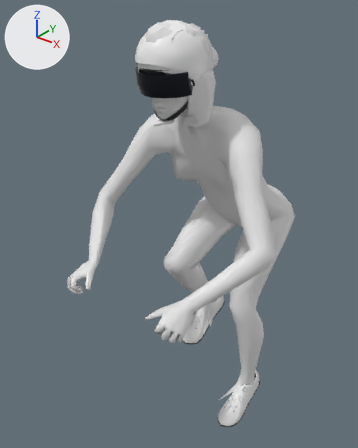
The glTF model apps/client/public/models/avatar/rider_female.glb, before and after one commit.
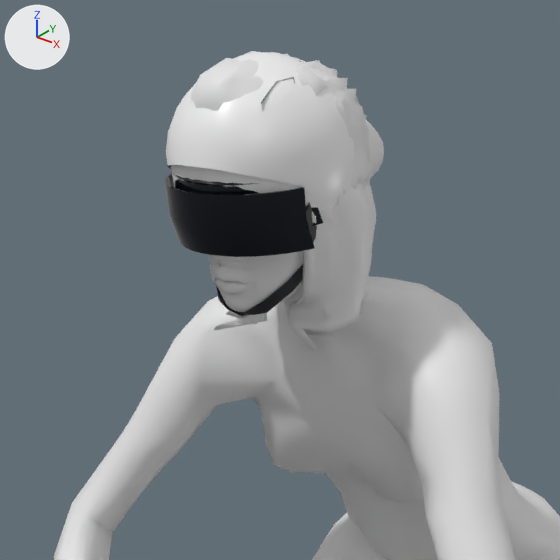
Each version is shown whole from a camera (50 mm lens) standing at (0.926, -1.416, 1.819) and looking at (-0.094, -0.142, 1.029), then close up on the part from 20% to 80% of the width and 0% to 48% of the height. The lights are fixed; the arrows at upper left show +X, +Y and +Z. The first two pictures are the older version. Vertices at exactly the same position are counted once.

The first close-up shows 'rider_body', 'rider_glasses', 'rider_hairs_bob', 'rider_hairs_curls', 'rider_hairs_long', 'rider_hairs_quiff', 'rider_helmet', 'rider_helmet_aero' and 1 more.
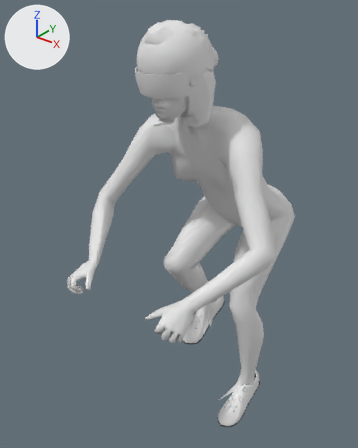
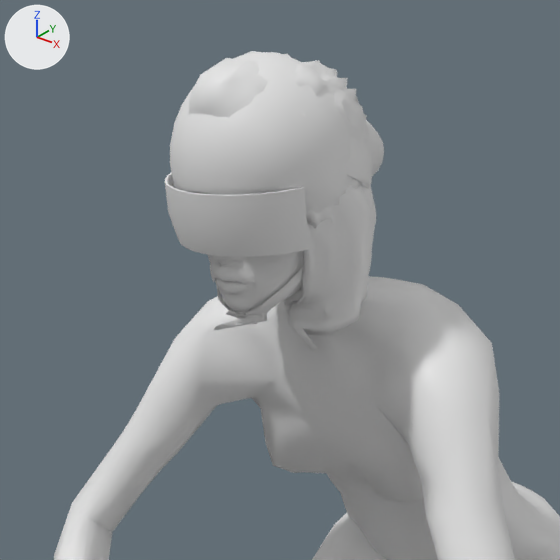
Boxes [x1, y1, x2, y2] around the edits, measured in the close-ups (560 x 560 px):
'rider_helmet_aero', recoloured, surface changed (black to white): [165, 57, 373, 316] in both
'rider_helmet', recoloured, reshaped: before [166, 56, 354, 315]; after [346, 123, 372, 188]
'rider_glasses', recoloured, surface changed, reshaped (mostly hidden afterwards): before [173, 173, 323, 227]; after [187, 191, 210, 194]
'rider_helmet_straps', now drawn (mostly hidden): after [254, 289, 303, 317]
part 1 of me_rider_glasses, rebuilt (not visible afterwards): before [175, 179, 323, 227]
part 2 of me_rider_glasses, deleted: before [173, 173, 258, 186]
part 3 of me_rider_helmet, deleted: before [216, 202, 317, 315]
part 4 of me_rider_helmet, cut back: before [166, 56, 318, 187]; after [347, 173, 372, 188]

Edits to the bpy script that builds the scene:
```text
Change mat_lens:
    mat_lens.metallic: 0.6 -> 0.0
    mat_lens.roughness: 0.08 -> 0.5
    mat_lens.base_color: (0.0144, 0.0176, 0.0252) -> (0.8, 0.8, 0.8)  # black #20242c -> white #e7e7e7
Change mat_glasses_frame:
    mat_glasses_frame.base_color: (0.007, 0.0075, 0.00913) -> (0.8, 0.8, 0.8)  # black #141518 -> white #e7e7e7
Change mat_helmet:
    mat_helmet.base_color: (0.905, 0.905, 0.905) -> (0.8, 0.8, 0.8)  # white #f4f4f4 -> white #e7e7e7
Change mat_helmet_detail:
    mat_helmet_detail.base_color: (0.0116, 0.0123, 0.016) -> (0.8, 0.8, 0.8)  # black #1c1d22 -> white #e7e7e7
Change me_rider_glasses:
    used by ob_rider_glasses; location = (0.0, 0.0, 0.0)
    remove me_rider_glasses.from_pydata(...)  # 242 vertices, 468 faces; spans x -0.09..0.09, y -0.391..-0.244, z 1.559..1.62
    add me_rider_glasses.from_pydata(...)  # 1946 vertices, 3860 faces; spans x -0.079..0.079, y -0.378..-0.227, z 1.538..1.601
    me_rider_glasses part 1: the loose piece of 106 vertices spanning x -0.088..0.088, y -0.391..-0.296, z 1.559..1.614 is rebuilt with 1470 vertices and now spans x -0.072..0.072, y -0.375..-0.303, z 1.538..1.598
    me_rider_glasses part 2: 92 vertices removed from x -0.09..0.09, y -0.391..-0.308, z 1.607..1.62
    other edits to the shape of me_rider_glasses do not show in these pictures
Change me_rider_helmet:
    used by ob_rider_helmet; location = (0.0, 0.0, 0.0)
    remove me_rider_helmet.from_pydata(...)  # 602 vertices, 1250 faces; spans x -0.098..0.098, y -0.399..-0.152, z 1.46..1.727
    add me_rider_helmet.from_pydata(...)  # 5528 vertices, 11075 faces; spans x -0.099..0.098, y -0.378..-0.161, z 1.517..1.716
    me_rider_helmet part 3: the loose piece of 99 vertices spanning x -0.091..0.091, y -0.337..-0.247, z 1.46..1.59 is deleted
    me_rider_helmet part 4: 1 vertex moved within x -0.058, y -0.26, z 1.674; 500 vertices removed from x -0.098..0.098, y -0.399..-0.152, z 1.565..1.727; 5173 vertices added at x -0.099..0.098, y -0.378..-0.161, z 1.552..1.716
    other edits to the shape of me_rider_helmet do not show in these pictures
```
